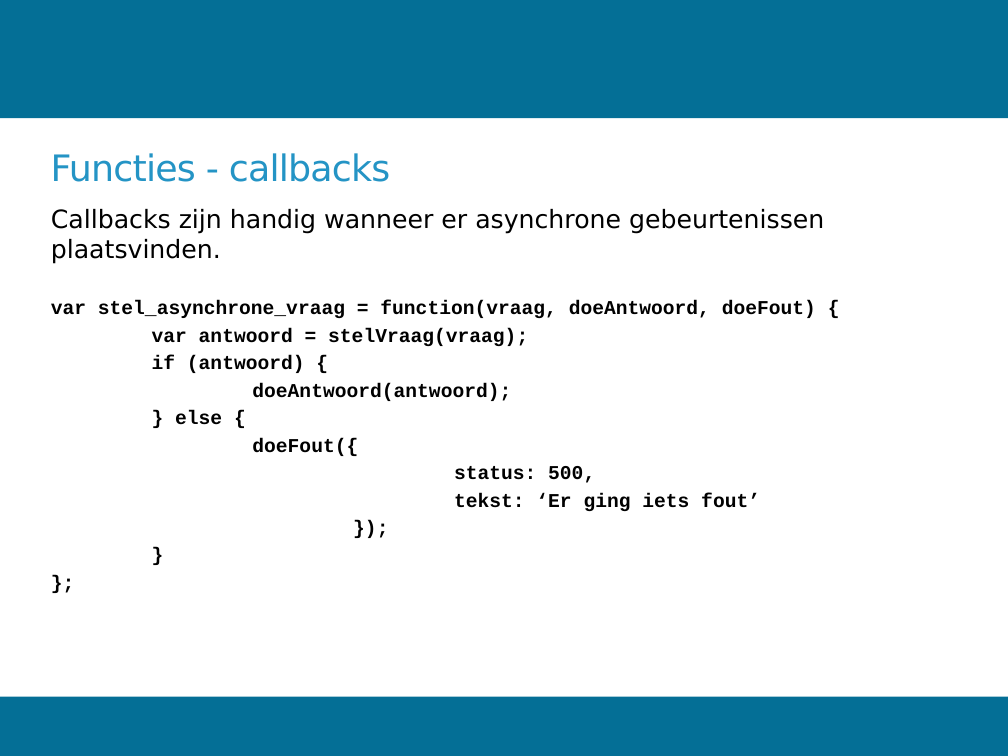
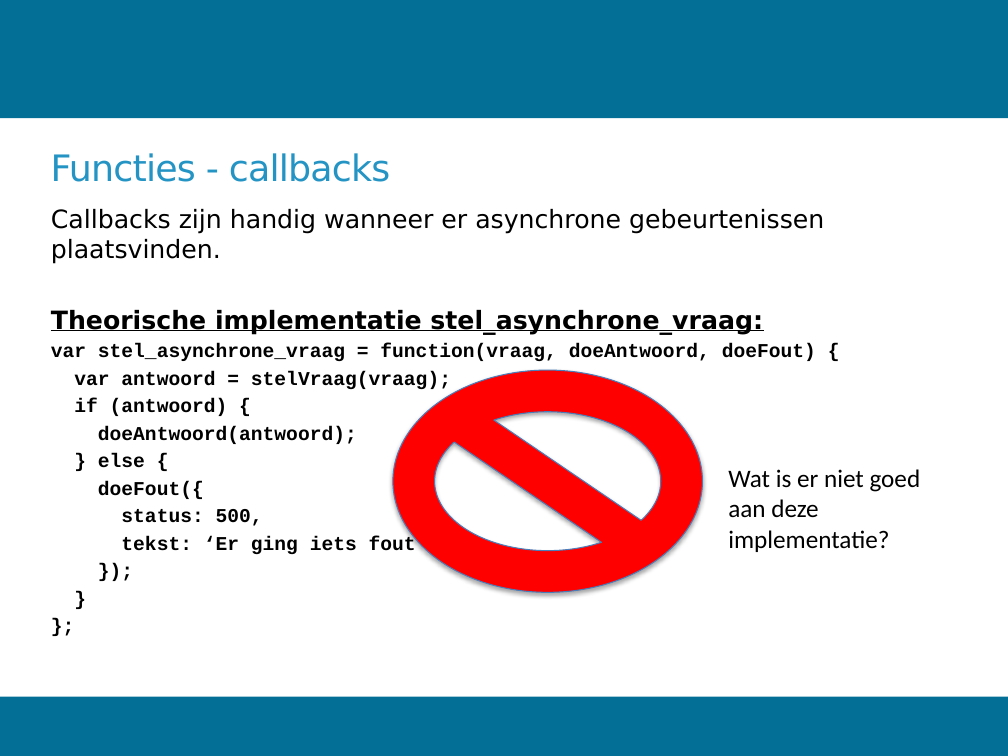
Before and after one commit to Woetjo/introAngular, a slide deck: slide 21 of introJavaScript.pptx (slide 18 before the commit). Drawn at 1008x756 pixels with LibreOffice and Linux fonts; fonts in the diff are those of the drawing; background and template pictures are left out. Boxes give left, top, right and bottom in pixels: in the first picture for what was removed or moved away, otherwise in the second. Text is boxed around its words. In the diff, an @@ line names an element or a change of style, - is before the commit and + after.

```diff
--- a/introJavaScript.pptx
+++ b/introJavaScript.pptx
@@ text at [51, 310, 763, 335]: paragraph added @@
+Theorische implementatie stel_asynchrone_vraag:
@@ no-entry sign added at [393, 370, 703, 592], fill #FF0000, outline #4B7EBC 0.75 pt @@
@@ text added at [728, 469, 921, 552], 18 pt, text #000000 @@
+Wat is er niet goed aan deze implementatie?
```
Also in this commit, not shown: 13 other slides changed, 4 slides added, 1 other file.
